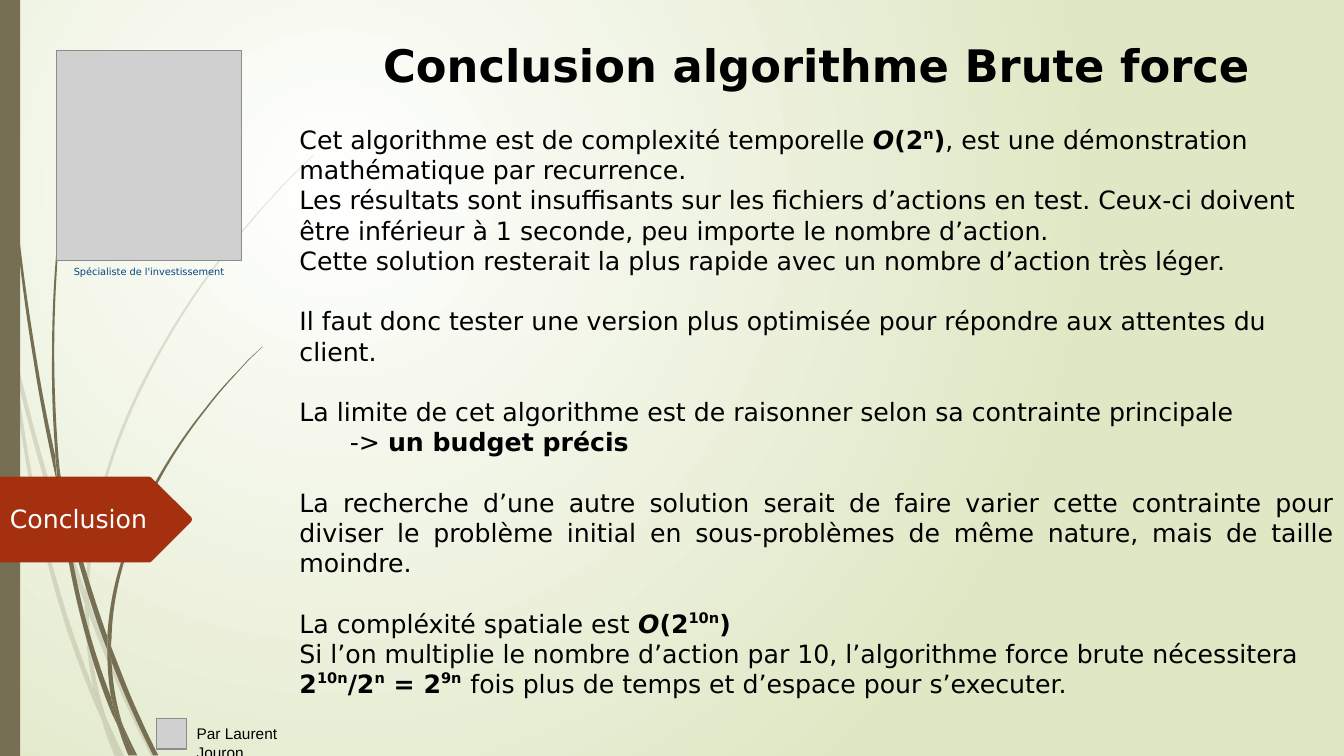
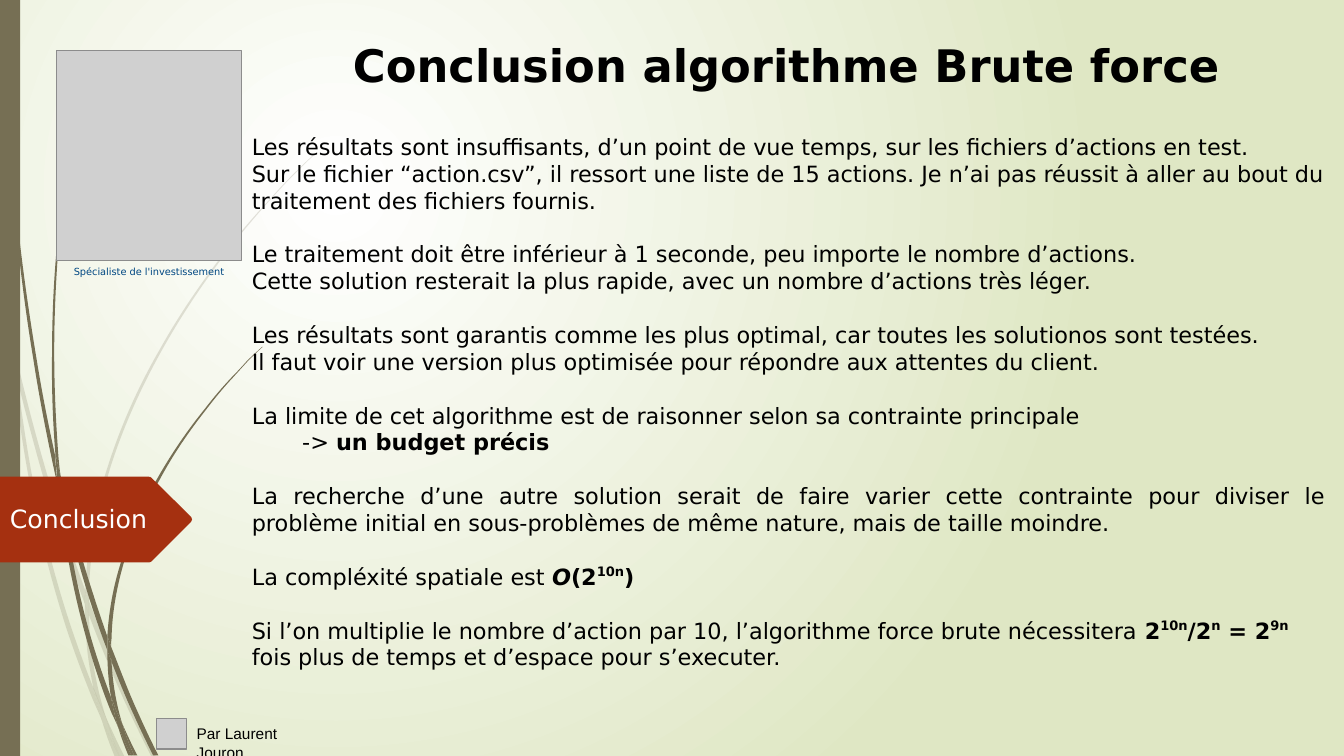
Before and after one commit to LaurentJouron/Python_algo_invest_trade, a slide deck: slide 6 of pptx/algo invest.pptx (slide 9 before the commit). Drawn at 1344x756 pixels with LibreOffice and Linux fonts; fonts in the diff are those of the drawing; grey boxes stand for pictures. Boxes give left, top, right and bottom in pixels: in the first picture for what was removed or moved away, otherwise in the second. Text is boxed around its words. In the diff, an @@ line names an element or a change of style, - is before the commit and + after.

```diff
--- a/pptx/algo invest.pptx
+++ b/pptx/algo invest.pptx
@@ subtitle "Conclusion algorithme Brute force": place and size @@
-subtitle "Conclusion algorithme Brute force" at box(383, 48, 1249, 92)
+subtitle "Conclusion algorithme Brute force" at box(353, 48, 1219, 92)
@@ text "Les résultats sont insuffisants, d’un ...": place and size @@
-text "Les résultats sont insuffisants, d’un ..." at box(299, 129, 1333, 699)
+text "Les résultats sont insuffisants, d’un ..." at box(252, 137, 1325, 670)
@@ text at box(252, 137, 1323, 375): text changed; size 18 to 16 pt @@
-Cet algorithme est de complexité temporelle O(2n), est une démonstration mathématique par recurrence.
-Les résultats sont insuffisants sur les fichiers d’actions en test. Ceux-ci doivent être inférieur à 1 seconde, peu importe le nombre d’action.
-Cette solution resterait la plus rapide avec un nombre d’action très léger.
-Il faut donc tester une version plus optimisée pour répondre aux attentes du client.
+Les résultats sont insuffisants, d’un point de vue temps, sur les fichiers d’actions en test.
+Sur le fichier “action.csv”, il ressort une liste de 15 actions. Je n’ai pas réussit à aller au bout du traitement des fichiers fournis.
+Le traitement doit être inférieur à 1 seconde, peu importe le nombre d’actions.
+Cette solution resterait la plus rapide, avec un nombre d’actions très léger.
+Les résultats sont garantis comme les plus optimal, car toutes les solutionos sont testées.
+Il faut voir une version plus optimisée pour répondre aux attentes du client.
@@ text at box(252, 407, 1325, 670): size 18 to 16 pt in "La limite de cet algorithme est de ...", "-> un budget précis", "La recherche d’une autre solution serait de ...", "La compléxité spatiale est O(210n)" and 1 more places @@
```
Also in this commit, not shown: 6 other slides changed, 2 slides added, 3 other files.
